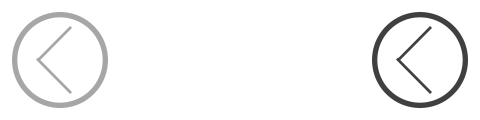
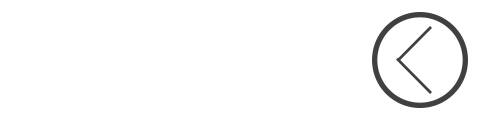
Comparing the layer stacks of the two 480 x 120 images. Changes:
"1": opacity 100% → 30% over <box>12,12,108,108</box>
painted on "形状 1" over <box>36,26,72,94</box>
painted on "椭圆 1" over <box>12,12,108,108</box>
